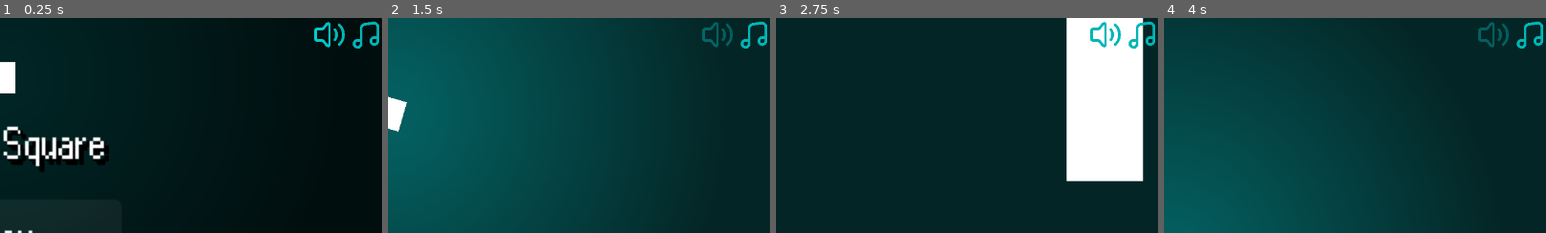
Above: before the commit, frames 1-4 (left to right).
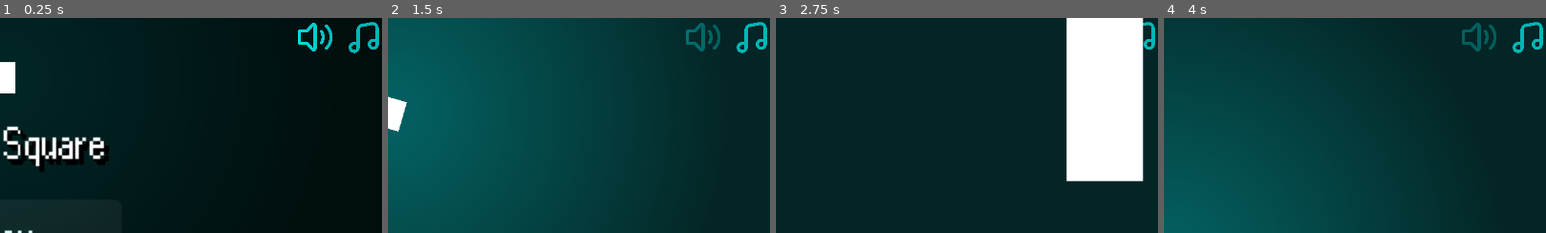
Above: after the commit, the same moments.

Repository: Nabil080/flappy-square
Game: Godot game, scene res://core/game.tscn
The game is run twice, just before and just after one commit, with the same random seed, the same clock (stepped at 60 frames per second) and the same inputs.
Inputs (mouse positions are % of the whole screen's width and height, from its top left; square brackets give the same spot before the commit, where the layout moved):
- Up to frame 1 (0.25 s): no input
- Up to frame 2 (1.5 s): click (91, 4) [93, 4] at 0.5 s; click "Play" at 1.25 s
- Up to frame 3 (2.75 s): click (91, 4) [93, 4] at 2 s
- Up to frame 4 (4 s): click (91, 4) [93, 4] at 2.75 s; click "Restart" at 3.5 s
The pictures show only the part of the screen within x 50-100%, y 0-50%; the shares and areas given below are measured in that part.

The runs differ from the first frame. In frame 1, 1.1% of the frame differs, in the area x 78-100%, y 1-17%; in frame 2, 1.0%; in frame 3, 0.8%; in frame 4, 1.0%.

Commit message:
Sound buttons

Diff:
--- a/UI/sound_buttons.tscn
+++ b/UI/sound_buttons.tscn
@@ -4,24 +4,34 @@
 [ext_resource type="Texture2D" uid="uid://rrftw6fs2wpm" path="res://assets/sound-svgrepo-com(1).svg" id="2_qduy1"]
 [ext_resource type="Texture2D" uid="uid://d4fdhad16pmm0" path="res://assets/sound-on-svgrepo-com.svg" id="3_csj85"]
 
-[node name="SoundButtons" type="Control"]
+[node name="SoundButtons" type="HBoxContainer"]
 process_mode = 3
-layout_mode = 3
 anchors_preset = 1
 anchor_left = 1.0
 anchor_right = 1.0
+offset_left = -36.0
+offset_bottom = 16.0
 grow_horizontal = 0
+theme_override_constants/separation = 4
+alignment = 2
 script = ExtResource("1_qduy1")
+
+[node name="SfxButton" type="TextureButton" parent="."]
+self_modulate = Color(0, 0.7155849, 0.7158631, 1)
+layout_mode = 2
+size_flags_horizontal = 3
+focus_mode = 0
+toggle_mode = true
+button_pressed = true
+texture_normal = ExtResource("3_csj85")
+texture_pressed = ExtResource("3_csj85")
+ignore_texture_size = true
+stretch_mode = 0
 
 [node name="MusicButton" type="TextureButton" parent="."]
 self_modulate = Color(0, 0.7155849, 0.7158631, 1)
-layout_mode = 1
-anchors_preset = 1
-anchor_left = 1.0
-anchor_right = 1.0
-offset_left = -14.0
-offset_bottom = 14.0
-grow_horizontal = 0
+layout_mode = 2
+size_flags_horizontal = 3
 focus_mode = 0
 toggle_mode = true
 button_pressed = true
@@ -30,23 +40,5 @@
 ignore_texture_size = true
 stretch_mode = 0
 
-[node name="SfxButton" type="TextureButton" parent="."]
-self_modulate = Color(0, 0.7155849, 0.7158631, 1)
-layout_mode = 1
-anchors_preset = 1
-anchor_left = 1.0
-anchor_right = 1.0
-offset_left = -29.0
-offset_right = -15.0
-offset_bottom = 14.0
-grow_horizontal = 0
-focus_mode = 0
-toggle_mode = true
-button_pressed = true
-texture_normal = ExtResource("3_csj85")
-texture_pressed = ExtResource("3_csj85")
-ignore_texture_size = true
-stretch_mode = 0
-
+[connection signal="toggled" from="SfxButton" to="." method="_on_sfx_button_toggled"]
 [connection signal="toggled" from="MusicButton" to="." method="_on_music_button_toggled"]
-[connection signal="toggled" from="SfxButton" to="." method="_on_sfx_button_toggled"]
--- a/core/game.tscn
+++ b/core/game.tscn
@@ -60,7 +60,6 @@
 layout_mode = 1
 
 [node name="SoundButtons" parent="UI" instance=ExtResource("5_gjr3k")]
-z_index = 10
 layout_mode = 1
 
 [node name="Floor" type="StaticBody2D" parent="." groups=["enemy"]]
